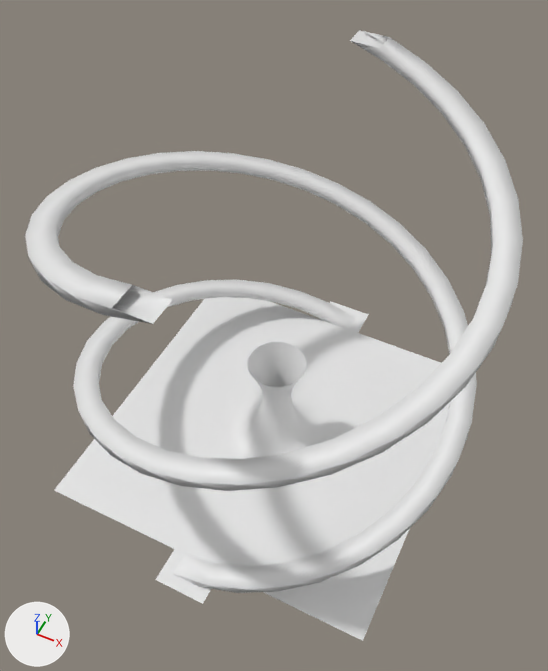
The Blender file Bubolve/Assets/Models/Room.blend: old version first, new version second.
Both versions are drawn from a 50 mm lens placed at (14.8, -30.1, 48.2), pointed at (0.3, -1.0, 11.8). Arrows for +X, +Y and +Z are at lower left; the lights stay in place.
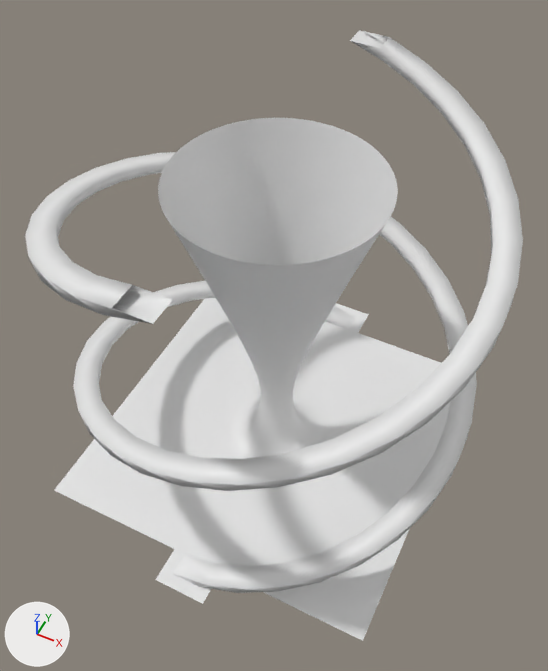
Boxes (x1, y1, x2, y2) around the edits, measured in the pictures (548 x 671 px):
```json
{"object": "Plane", "change": "reshaped", "before": [54, 297, 450, 641], "after": [54, 118, 450, 641], "on screen": "52% taller"}
{"part": 1, "of": "me_plane", "change": "built on", "before": [248, 342, 306, 407], "after": [158, 118, 398, 401]}
```

The change, as JSON lines over the scene's bpy script:
```json
{"block": "me_plane", "where": "# used by ob_plane; location = (0.0, 0.0, 0.0)"}
{"op": "remove", "block": "me_plane", "code": "me_plane.from_pydata(...)  # 189 vertices, 182 faces; spans x -11.9..11.9, y -14.4..14.4, z 0.0..7.8"}
{"op": "add", "block": "me_plane", "code": "me_plane.from_pydata(...)  # 221 vertices, 214 faces; spans x -11.9..11.9, y -14.4..14.4, z 0.0..23.0"}
{"block": "me_plane", "change": "me_plane part 1"}
{"block": "me_plane", "change": "32 vertices move from x -2.0..2.0, y -2.0..2.0, z 7.8 to x -2.9..2.9, y -2.9..2.9, z 12.8"}
{"block": "me_plane", "change": "32 vertices are added at x -6.5..6.5, y -6.5..6.5, z 23.0"}
{"block": "me_plane", "change": "32 new faces join them"}
```
